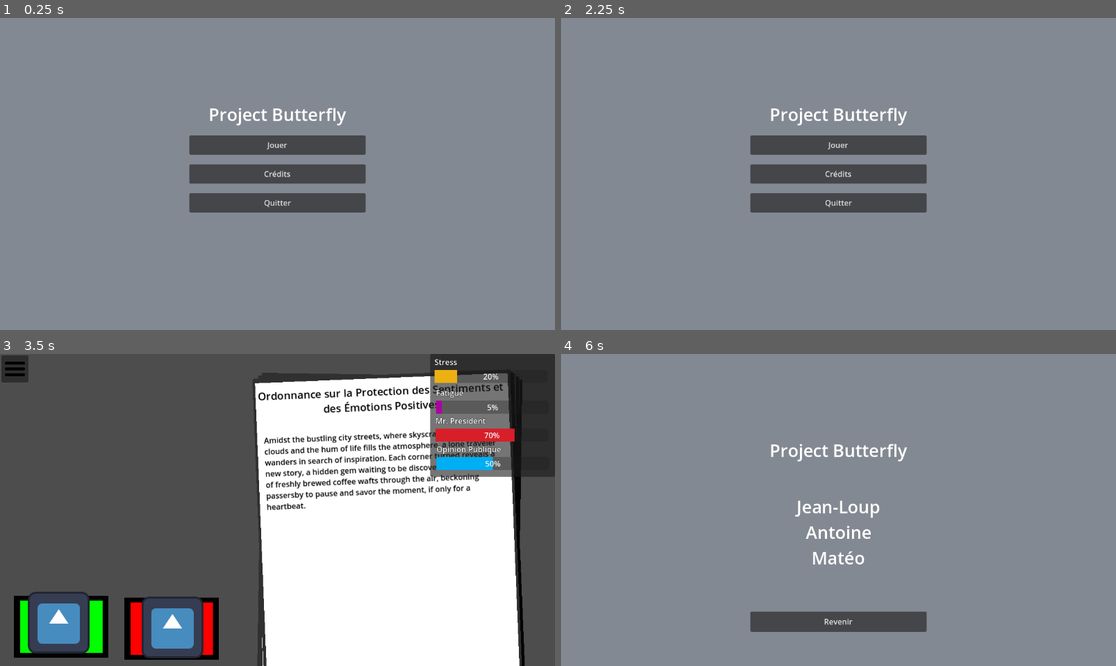
Above: before the commit, frames 1-4 (two rows, left to right).
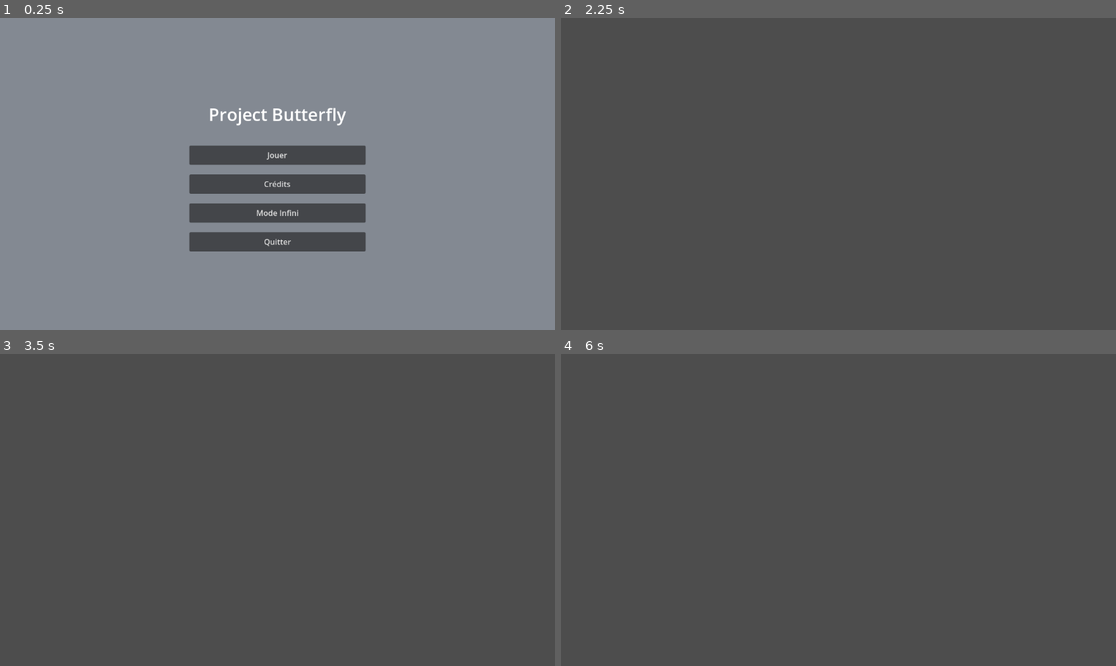
Above: after the commit, the same moments.

Repository: Shiro-zero/projecbutterfly
Game: Godot game, scene res://Menu.tscn
Two runs of this game, one before a commit and one after it. Both use one fixed random seed, a clock stepped at 60 frames per second and the inputs below. The engine's default icon, where the game draws it, is replaced by a stand-in: a white triangle on a blue panel in a dark square.
Inputs (mouse positions are in pixels of both pictures, inside the frame that each line leads up to):
- Up to frame 1 (0.25 s): no input
- Up to frame 2 (2.25 s): click "Crédits" at 0.5 s; click "Revenir" at 1.25 s; click (838, 211) at 2 s, where only the run after the commit has a clickable "Mode Infini"
- Up to frame 3 (3.5 s): click (277, 481) at 2.75 s, where only the run before the commit has a clickable "Jouer"
- Up to frame 4 (6 s): click (577, 369) at 3.52 s; click (838, 481) at 4.25 s, where only the run before the commit has a clickable "Jouer"; click (577, 369) at 5.02 s; click (838, 510) at 5.75 s, where only the run before the commit has a clickable "Crédits"

The runs differ from the first frame. In frame 1, 8.2% of the frame differs, in the area x 34-66%, y 37-75%; in frame 2, 94%; in frame 3, 52%; in frame 4, 98%, in the area x 0-100%, y 0-100%.

Commit message:
add stats

Diff:
--- a/Credits.tscn
+++ b/Credits.tscn
@@ -13,6 +13,9 @@
 grow_horizontal = 2
 grow_vertical = 2
 script = ExtResource("1_ynf4x")
+
+[node name="Camera2D" type="Camera2D" parent="."]
+position = Vector2(576, 324)
 
 [node name="ColorRect" type="ColorRect" parent="."]
 custom_minimum_size = Vector2(1152, 648)
--- /dev/null
+++ b/Global.gd
@@ -0,0 +1,3 @@
+extends Node
+
+var day = 0
--- a/Menu.tscn
+++ b/Menu.tscn
@@ -14,19 +14,22 @@
 grow_vertical = 2
 script = ExtResource("1_uubjt")
 
+[node name="Camera2D" type="Camera2D" parent="."]
+position = Vector2(576, 324)
+
 [node name="ColorRect" type="ColorRect" parent="."]
 custom_minimum_size = Vector2(1152, 648)
 layout_mode = 0
-offset_right = 40.0
-offset_bottom = 40.0
+offset_right = 1152.0
+offset_bottom = 648.0
 color = Color(0.512023, 0.535367, 0.570889, 1)
 
 [node name="Label" type="Label" parent="."]
 custom_minimum_size = Vector2(1152, 0)
-layout_mode = 2
+layout_mode = 0
 offset_top = 175.0
 offset_right = 1152.0
-offset_bottom = 206.0
+offset_bottom = 225.0
 text = "Project Butterfly"
 label_settings = SubResource("LabelSettings_lthh4")
 horizontal_alignment = 1
@@ -34,8 +37,9 @@
 [node name="MarginContainer" type="MarginContainer" parent="."]
 layout_mode = 0
 offset_left = 393.0
+offset_top = 51.0
 offset_right = 759.0
-offset_bottom = 648.0
+offset_bottom = 699.0
 
 [node name="VBoxContainer" type="VBoxContainer" parent="MarginContainer"]
 layout_mode = 2
@@ -52,6 +56,11 @@
 layout_mode = 2
 text = "Crédits"
 
+[node name="Mode Infini" type="Button" parent="MarginContainer/VBoxContainer"]
+custom_minimum_size = Vector2(0, 40)
+layout_mode = 2
+text = "Mode Infini"
+
 [node name="Quitter" type="Button" parent="MarginContainer/VBoxContainer"]
 custom_minimum_size = Vector2(0, 40)
 layout_mode = 2
@@ -59,4 +68,5 @@
 
 [connection signal="pressed" from="MarginContainer/VBoxContainer/Jouer" to="." method="_on_jouer_pressed"]
 [connection signal="pressed" from="MarginContainer/VBoxContainer/Crédits" to="." method="_on_crédits_pressed"]
+[connection signal="pressed" from="MarginContainer/VBoxContainer/Mode Infini" to="." method="_on_mode_infini_pressed"]
 [connection signal="pressed" from="MarginContainer/VBoxContainer/Quitter" to="." method="_on_quitter_pressed"]
--- a/assets/feuille papier/feuille_papier.gd
+++ b/assets/feuille papier/feuille_papier.gd
@@ -1,6 +1,16 @@
 extends draggable
+
 var is_accepted = null
+var instance_index = 0
+var stats = {}
+
 @onready var text = preload("res://script/textGenerator.gd").new()
+
 func _ready():
-	$ColorRect/title.text = "[center]"+text.generate_title()+"[/center]"
-	$ColorRect/tbody.text = text.generate_text()
+	$ColorRect/title.text = "[center]"+text.generate_title(instance_index)+"[/center]"
+	$ColorRect/tbody.text = text.generate_text(instance_index)
+	stats = text.generate_stat(instance_index)
+	print(str(stats))
+
+func set_variable(i):
+	instance_index = i
--- /dev/null
+++ b/assets/text/stats.json
@@ -0,0 +1,26 @@
+{
+	"0": {
+		"0" : {
+			"plus" : "O",
+			"less" : "T"
+		},
+		"1" : {
+			"plus" : "O",
+			"less" : "T"
+		},
+		"2" : {
+			"plus" : "O",
+			"less" : "T"
+		},
+	},
+	"1":{
+		"0": "blabla blablablablablablablablablablablabla blablablabla vblabla vblabla blablablablablabla blablablabla blablablabla blablablablavblabla blablablablablablablabla",
+		"1": "ceci est tres interesent est pas du tout un text inutile qui vise juste a perdre votre temps ne vous inquietez pas si le temps pas je suis sur que vous aurais le temps de finir votre journer",
+		"2": "glebeskefe heejisd iofhfeoi oih iodzeolikiznjb iohhenfro oivefhrn oihfrv oioijerf oiherfroin oihvoeifvoidhvfdnvkfol jx oihozzdnzeiub oireb ezodze cisugvodfdnvnozhzedbikevkbriu vekvifbrureifbefi"
+		},
+	"2": {
+		"0": "In a world where the sun rises over the horizon, casting golden rays upon the dew-kissed grass, the gentle breeze whispers secrets of the day to come. Birds chirp melodiously, creating a symphony of nature that awakens the soul. As the clock ticks, the promise of adventure lingers in the air, inviting all to step outside and embrace the beauty that surrounds them.",
+		"1": "Amidst the bustling city streets, where skyscrapers touch the clouds and the hum of life fills the atmosphere, a lone traveler wanders in search of inspiration. Each corner turned reveals a new story, a hidden gem waiting to be discovered. The aroma of freshly brewed coffee wafts through the air, beckoning passersby to pause and savor the moment, if only for a heartbeat.",
+		"2": "Deep within the enchanted forest, where ancient trees stand tall and the air is thick with magic, a hidden path leads to a realm of wonder. Sunlight filters through the leaves, creating a dance of shadows on the forest floor. Here, time stands still, and the worries of the outside world fade away, leaving only the tranquility of nature and the promise of new beginnings."
+	}
+}
--- /dev/null
+++ b/infini.tscn
@@ -0,0 +1,3 @@
+[gd_scene format=3 uid="uid://qjaayynoyddu"]
+
+[node name="Infini" type="Node2D"]
--- a/menu.gd
+++ b/menu.gd
@@ -8,3 +8,7 @@
 
 func _on_quitter_pressed() -> void:
 	get_tree().quit()
+
+
+func _on_mode_infini_pressed() -> void:
+	get_tree().change_scene_to_file("res://infini.tscn")
--- a/project.godot
+++ b/project.godot
@@ -15,6 +15,10 @@
 config/features=PackedStringArray("4.4", "GL Compatibility")
 config/icon="res://icon.svg"
 
+[autoload]
+
+Global="*res://Global.gd"
+
 [display]
 
 window/vsync/vsync_mode=0
@@ -30,5 +34,6 @@
 
 [rendering]
 
+textures/canvas_textures/default_texture_filter=0
 renderer/rendering_method="gl_compatibility"
 renderer/rendering_method.mobile="gl_compatibility"
--- a/script/textGenerator.gd
+++ b/script/textGenerator.gd
@@ -1,11 +1,13 @@
 extends Node
 
-func generate_text():
+func generate_text(i : int):
+	return(read("res://assets/text/tbody.json")[str(Global.day)][str(i)])
 
-	return(read("res://assets/text/tbody.json")[str(randi() % 3)][str(randi() % 3)])
+func generate_title(i : int):
+	return(read("res://assets/text/titre.json")[str(Global.day)][(str(i))])
 
-func generate_title():
-	return(read("res://assets/text/titre.json")[str(randi() % 3)][str(randi() % 3)])
+func generate_stat(i : int):
+	return(read("res://assets/text/stats.json")[str(Global.day)][(str(i))])
 
 func read(file_path):
 	# Check if the file exists
@@ -20,7 +22,6 @@
 			# Create an instance of JSON
 			var json_object = JSON.parse_string(json_data)
 
-
 			return json_object
 	else:
 		print("File does not exist.")
--- a/script/world.gd
+++ b/script/world.gd
@@ -1,11 +1,12 @@
 extends Node2D
 var preFeuille = preload("res://assets/feuille papier/feuille_papier.tscn")
 func _ready():
-	spawn_loi(5)
+	spawn_loi(3)
 
 func spawn_loi(n:int):
 	for i in range(n):
 		var temp = preFeuille.instantiate()
+		temp.set_variable(i)
 		$DraggableController.add_child(temp)
 		temp.position=Vector2(800,400)
 		temp.rotation=randf_range(-.05, .05)
--- a/world.tscn
+++ b/world.tscn
@@ -14,74 +14,66 @@
 script = ExtResource("2_tlwt5")
 
 [node name="DockStamp" parent="DraggableController" instance=ExtResource("4_aqk2v")]
-position = Vector2(126, 569)
+position = Vector2(126, 573)
 
 [node name="DockStamp2" parent="DraggableController" instance=ExtResource("4_aqk2v")]
 position = Vector2(355, 573)
 color = "red"
 
 [node name="Stamp" parent="DraggableController" instance=ExtResource("3_aqk2v")]
-position = Vector2(121, 560)
+position = Vector2(121, 565)
 
 [node name="Stamp2" parent="DraggableController" instance=ExtResource("3_aqk2v")]
-position = Vector2(357, 570)
+position = Vector2(357, 565)
 is_accepted_stamp = false
 
 [node name="Camera2D" type="Camera2D" parent="."]
 position = Vector2(575, 326)
 
-[node name="Panel" type="Panel" parent="."]
-offset_left = 892.0
-offset_top = 2.0
-offset_right = 1151.0
-offset_bottom = 257.0
+[node name="Stats" type="CanvasLayer" parent="."]
 
-[node name="Stress" parent="Panel" instance=ExtResource("5_dwbse")]
-layout_mode = 1
+[node name="Stress" parent="Stats" instance=ExtResource("5_dwbse")]
 offset_left = 7.0
 offset_top = 2.0
-offset_right = -3.0
-offset_bottom = -177.0
+offset_right = -902.0
+offset_bottom = -578.0
 nom = "Stress"
 value = 20
 
-[node name="Fatigue" parent="Panel" instance=ExtResource("5_dwbse")]
-layout_mode = 1
+[node name="Fatigue" parent="Stats" instance=ExtResource("5_dwbse")]
 offset_left = 10.0
 offset_top = 66.0
-offset_right = -11.0
-offset_bottom = -117.0
+offset_right = -903.0
+offset_bottom = -515.0
 nom = "Fatigue"
 value = 5
 color = "ad00a2"
 
-[node name="Mr_President" parent="Panel" instance=ExtResource("5_dwbse")]
-layout_mode = 1
+[node name="Mr_President" parent="Stats" instance=ExtResource("5_dwbse")]
 offset_left = 9.0
 offset_top = 124.0
-offset_right = -7.0
-offset_bottom = -59.0
+offset_right = -902.0
+offset_bottom = -460.0
 nom = "Mr. President"
 value = 70
 color = "d81f29"
 
-[node name="Opinion Publique" parent="Panel" instance=ExtResource("5_dwbse")]
-layout_mode = 1
+[node name="Opinion Publique" parent="Stats" instance=ExtResource("5_dwbse")]
 offset_left = 11.0
 offset_top = 183.0
-offset_right = -8.0
-offset_bottom = 3.0
+offset_right = -895.0
+offset_bottom = -396.0
 nom = "Opinion Publique"
 value = 50
 color = "00aef3"
 
-[node name="CanvasLayer" type="CanvasLayer" parent="."]
+[node name="Accueil_btn" type="CanvasLayer" parent="."]
 
-[node name="Accueil" type="Button" parent="CanvasLayer"]
-offset_left = 3.0
-offset_top = 3.0
-offset_right = 59.0
-offset_bottom = 59.0
+[node name="Accueil" type="Button" parent="Accueil_btn"]
+offset_left = 13.0
+offset_top = 262.0
+offset_right = 69.0
+offset_bottom = 318.0
 icon = ExtResource("5_036b0")
 
-[connection signal="pressed" from="CanvasLayer/Accueil" to="." method="_on_accueil_pressed"]
+[connection signal="pressed" from="Accueil_btn/Accueil" to="." method="_on_accueil_pressed"]
Not shown, added: Global.gd.uid
